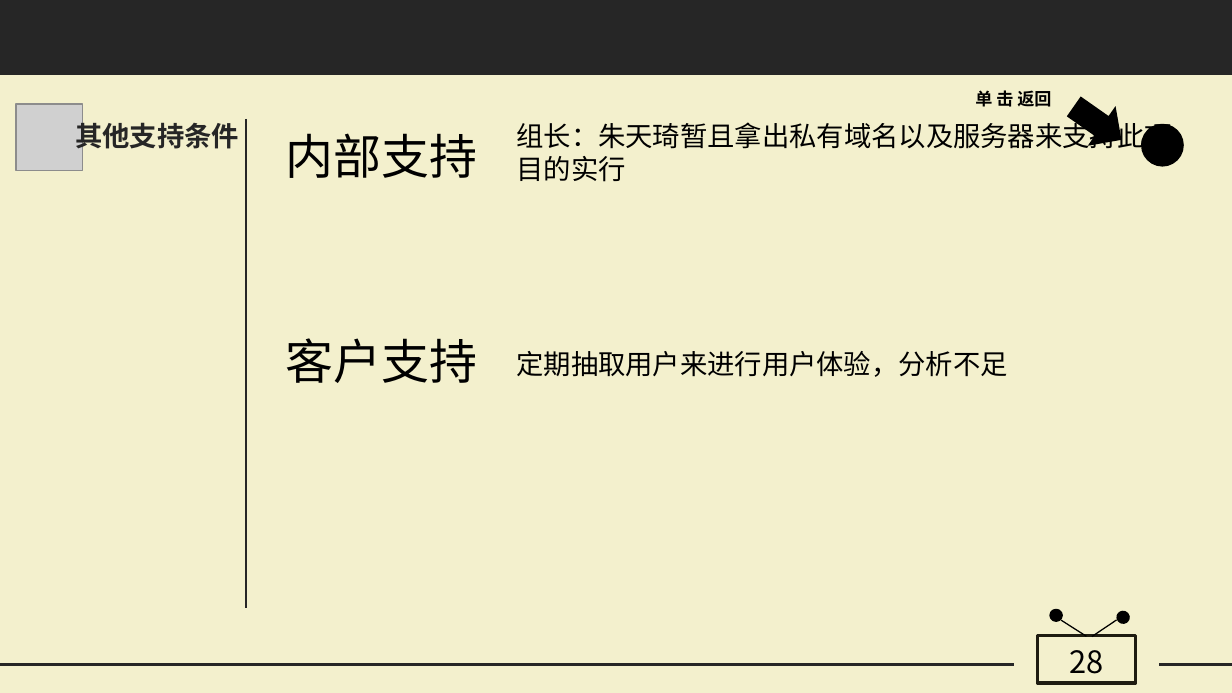
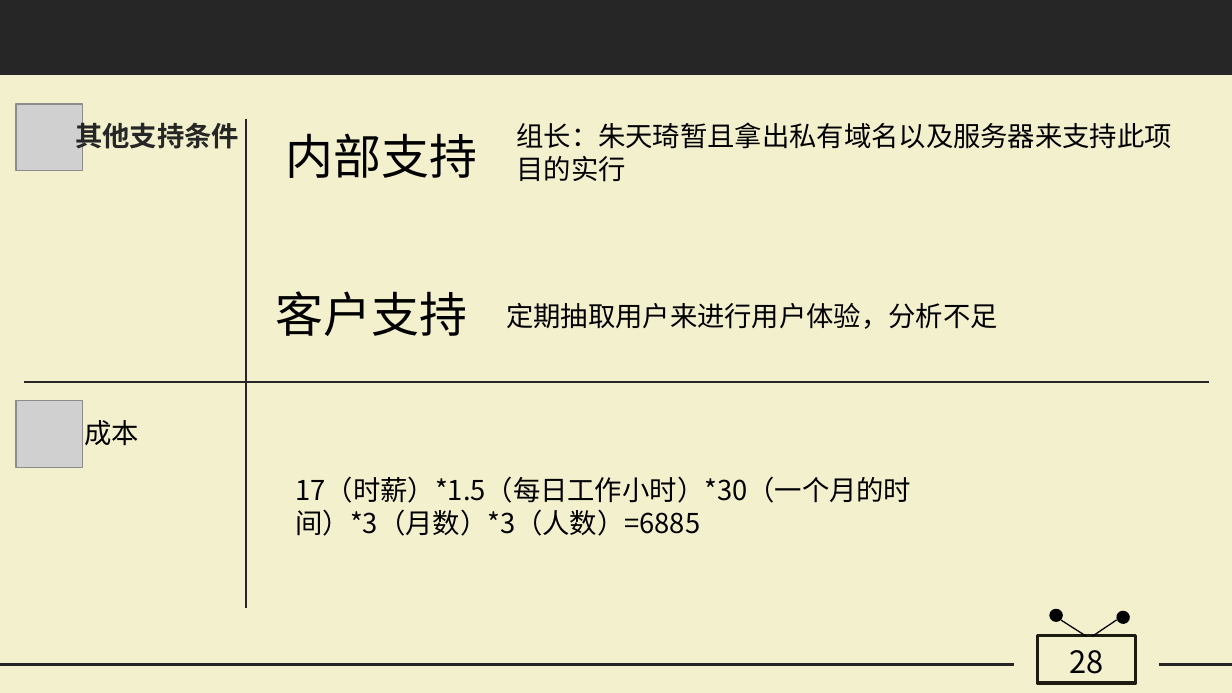
Before and after one commit to Belyenochi/Rest-room, a slide deck: slide 29 of G20项目简介4.0(1).pptx. Drawn at 1232x693 pixels with LibreOffice and Linux fonts; fonts in the diff are those of the drawing; grey boxes stand for pictures. Boxes give left, top, right and bottom in pixels: in the first picture for what was removed or moved away, otherwise in the second. Text is boxed around its words. In the diff, an @@ line names an element or a change of style, - is before the commit and + after.

```diff
--- a/G20项目简介4.0(1).pptx
+++ b/G20项目简介4.0(1).pptx
@@ text removed at (975,90,1051,107) @@
-单 击 返回
@@ left arrow removed at (1068,99,1126,147) @@
@@ ellipse removed at (1143,126,1183,165) @@
@@ text "客户支持": place and size @@
-text "客户支持" at (286,338,477,383)
+text "客户支持" at (276,291,467,336)
@@ text "定期抽取用户来进行用户体验，分析不足": place and size @@
-text "定期抽取用户来进行用户体验，分析不足" at (516,351,1008,377)
+text "定期抽取用户来进行用户体验，分析不足" at (506,303,998,329)
@@ line added from (23, 382) to (1209, 382), #262626 1 pt @@
@@ picture added at (16,400,83,467) @@
@@ text added at (85,420,140,446), 16 pt, text #000000 @@
+成本
@@ text added at (296,476,912,536), 16 pt, text #000000 @@
+17（时薪）*1.5（每日工作小时）*30（一个月的时间）*3（月数）*3（人数）=6885
```
Also in this commit, not shown: 3 other slides changed, 1 slide removed, 1 other file.
